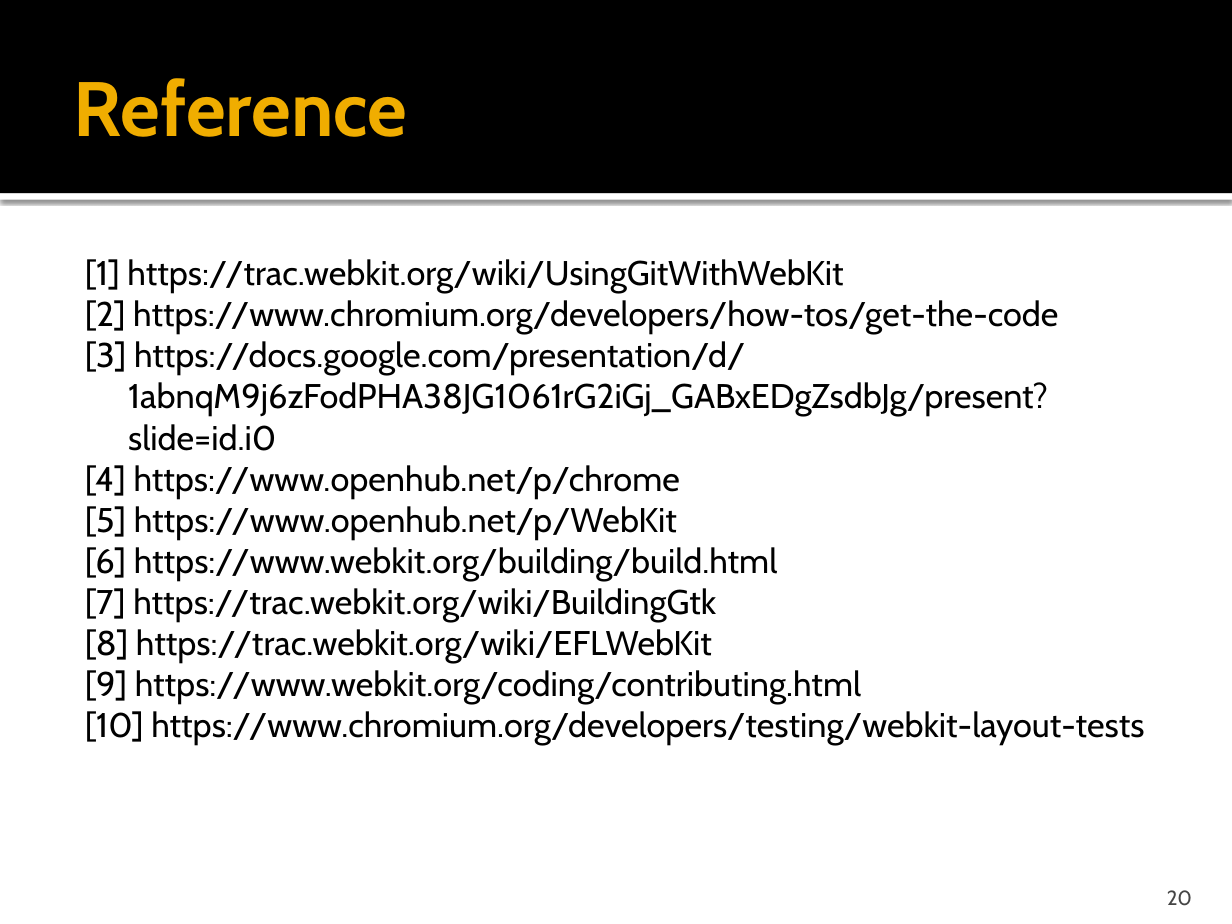
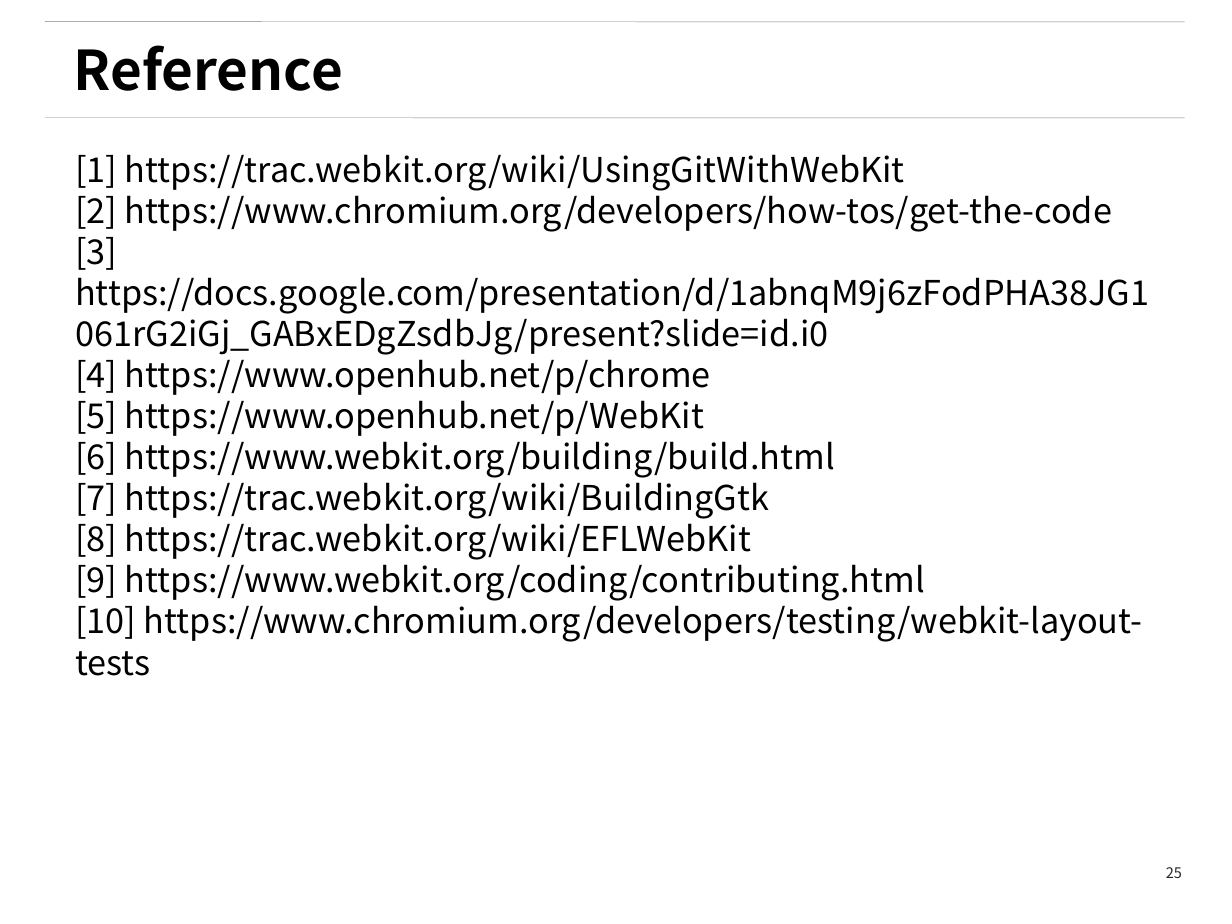
Before and after one commit to Gyuyoung/document, a slide deck: slide 25 of WebKitChromiumContributionProcess.pptx (slide 20 before the commit). Drawn at 1232x924 pixels with LibreOffice and Linux fonts; fonts in the diff are those of the drawing; background and template pictures are left out. Boxes give left, top, right and bottom in pixels: in the first picture for what was removed or moved away, otherwise in the second. Text is boxed around its words. In the diff, an @@ line names an element or a change of style, - is before the commit and + after.

```diff
--- a/WebKitChromiumContributionProcess.pptx
+++ b/WebKitChromiumContributionProcess.pptx
@@ rectangle removed at (x1=0, y1=0, x2=1232, y2=193) @@
@@ line added from (44, 22) to (1185, 22), #808080 0.26 pt @@
@@ text "Reference" at (x1=74, y1=45, x2=343, y2=91): size 45 to 32 pt, font Cabin to Noto Sans CJK KR, text colour #F0AD00 to #000000 @@
@@ line added from (44, 118) to (1185, 118), #808080 0.26 pt @@
@@ text "[1] https://trac.webkit.org/wiki/UsingGitWithWebKit" moved from (x1=85, y1=259, x2=1144, y2=746) to (x1=75, y1=154, x2=1149, y2=676) @@
@@ text "[1] https://trac.webkit.org/wiki/UsingGitWithWebKit" at (x1=75, y1=154, x2=1149, y2=676): font Cabin to Noto Sans CJK KR; indent changed @@
@@ rectangle removed at (x1=0, y1=193, x2=1232, y2=200) @@
@@ page number added at (x1=1166, y1=867, x2=1182, y2=878), 8.5 pt, text #262626 @@
+25
@@ page number removed at (x1=1167, y1=890, x2=1192, y2=906) @@
-20
```
Also in this commit, not shown: 18 other slides changed, 6 slides added, 1 slide removed.
